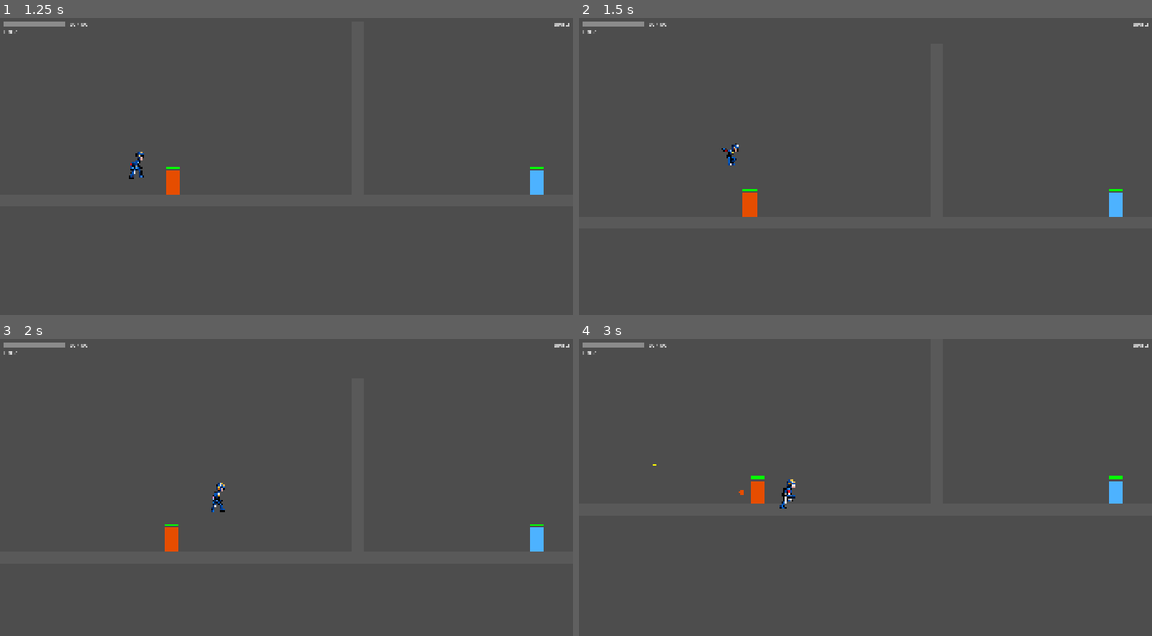
Above: before the commit, frames 1-4 (two rows, left to right).
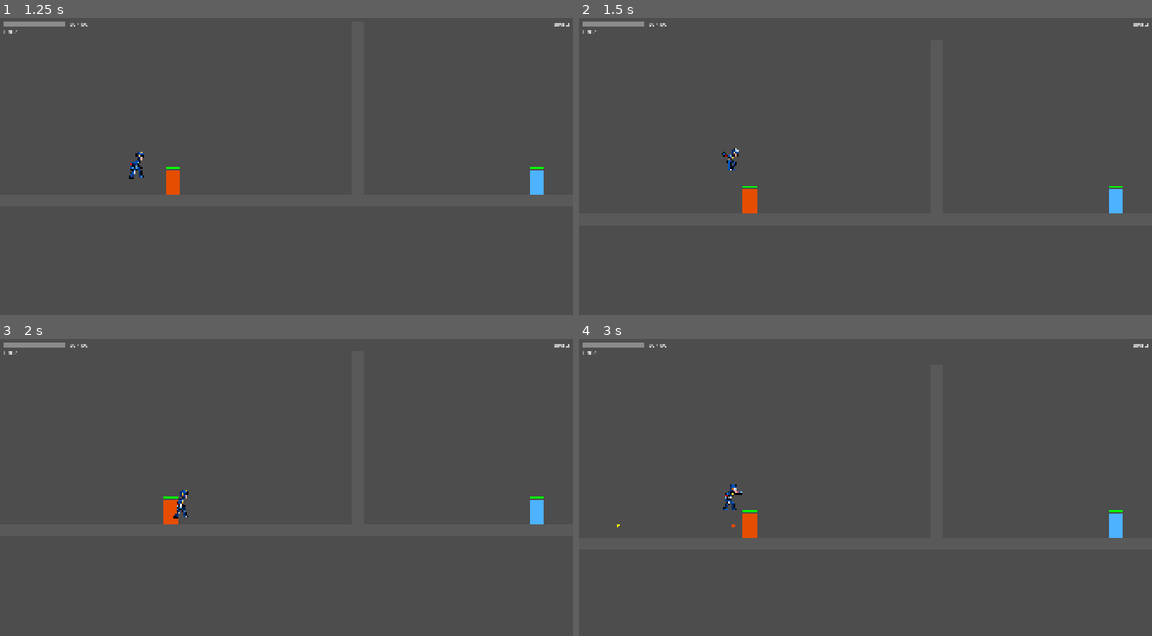
Above: after the commit, the same moments.

Repository: joaoramos00/NullvexGame
Game: Godot game, scene res://stages/stage_09/stage_09.tscn
Two runs of this game, one before a commit and one after it. Both use one fixed random seed, a clock stepped at 60 frames per second and the inputs below. This scene is started directly instead of the project's main scene.
Inputs (mouse positions are in pixels of both pictures, inside the frame that each line leads up to):
- Up to frame 1 (1.25 s): move the mouse to (412, 163) at 0.52 s; hold Right (move_right) from 0.53 s (still down); tap X (dash) at 0.6 s; click (412, 163) at 0.67 s; tap Space (jump) at 0.77, 0.8, 1.07 s
- Up to frame 2 (1.5 s): keep holding Right (move_right); move the mouse to (750, 196) at 1.27 s; tap Space (jump) at 1.35 s
- Up to frame 3 (2 s): keep holding Right (move_right); tap Space (jump) at 1.52, 1.82 s; tap X (dash) at 1.55 s
- Up to frame 4 (3 s): move the mouse to (922, 428) at 2.02 s; release Right (move_right) at 2.03 s; hold Left (move_left) 2.03-2.78 s; tap Z (attack) at 2.1 s; tap Space (jump) at 2.3 s; move the mouse to (836, 564) at 2.77 s; hold Right (move_right) from 2.78 s (still down); tap X (dash) at 2.85 s; click (836, 564) at 2.92 s

Frame 1 is identical in both runs. In frame 2, 0.3% of the frame differs, in the area x 24-95%, y 42-67%; in frame 3, 1.1%; in frame 4, 1.1%, in the area x 6-95%, y 42-67%.
Error in both runs: Invalid call. Nonexistent function 'is_action_just_pressed' in base 'InputEventMouseMotion'. (res://ui/pause_menu.gd:11)

Commit message:
feat: remover pulo duplo, bloquear dash no ar, morte ao cair em buraco
- Double jump removido
- Dash só funciona no chão (inclui coyote time)
- global_position.y > 1500 → _die() (kill zone para buracos)

Co-Authored-By: Claude Sonnet 4.6 <noreply@anthropic.com>

Diff:
--- a/characters/base/character_base.gd
+++ b/characters/base/character_base.gd
@@ -8,8 +8,8 @@
 const GRAVITY := 980.0
 const SPEED := 200.0
 const JUMP_VELOCITY := -480.0
-const DOUBLE_JUMP_VELOCITY := -420.0
 const DASH_SPEED := 720.0
+const KILL_Y := 1500.0
 const DASH_DURATION := 0.22
 const DASH_COOLDOWN := 0.4
 const DOUBLE_TAP_WINDOW := 0.25
@@ -25,7 +25,6 @@
 var facing_right: bool = true
 var gravity_scale: float = 1.0
 
-var _can_double_jump: bool = false
 var _is_dashing: bool = false
 var _dash_timer: float = 0.0
 var _dash_cooldown_timer: float = 0.0
@@ -43,6 +42,9 @@
 
 func _physics_process(delta: float) -> void:
     if is_dead:
+        return
+    if global_position.y > KILL_Y:
+        _die()
         return
     _tick_timers(delta)
     _apply_gravity(delta)
@@ -67,7 +69,6 @@
         _air_walk_timer -= delta
     if is_on_floor():
         _coyote_timer = COYOTE_TIME
-        _can_double_jump = true
     elif _coyote_timer > 0.0:
         _coyote_timer -= delta
 
@@ -98,10 +99,6 @@
             velocity.y = JUMP_VELOCITY
             _coyote_timer = 0.0
             AudioManager.play_sfx(AudioLibrary.sfx_jump)
-        elif _can_double_jump:
-            velocity.y = DOUBLE_JUMP_VELOCITY
-            _can_double_jump = false
-            AudioManager.play_sfx(AudioLibrary.sfx_jump)
 
 func _handle_dash(delta: float) -> void:
     if _is_dashing:
@@ -111,10 +108,11 @@
         return
     if _double_tap_timer > 0.0:
         _double_tap_timer -= delta
-    if Input.is_action_just_pressed("dash") and _dash_cooldown_timer <= 0.0:
+    var on_ground := is_on_floor() or _coyote_timer > 0.0
+    if Input.is_action_just_pressed("dash") and _dash_cooldown_timer <= 0.0 and on_ground:
         _start_dash()
         return
-    if _dash_cooldown_timer <= 0.0:
+    if _dash_cooldown_timer <= 0.0 and on_ground:
         for dir in [[1.0, "move_right"], [-1.0, "move_left"]]:
             if Input.is_action_just_pressed(dir[1]):
                 if _double_tap_dir == dir[0] and _double_tap_timer > 0.0:
Not shown, changed: export/web/index.pck
